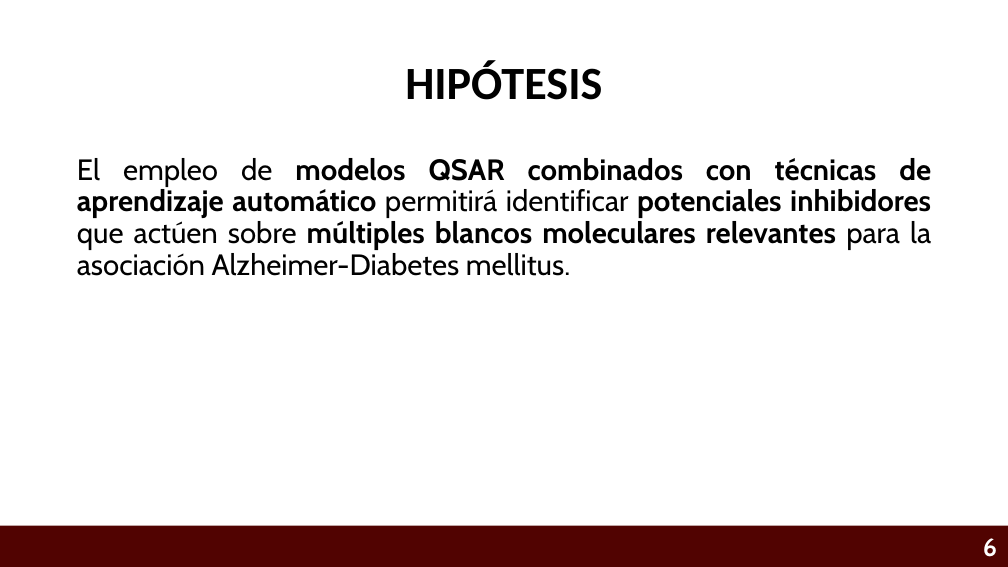
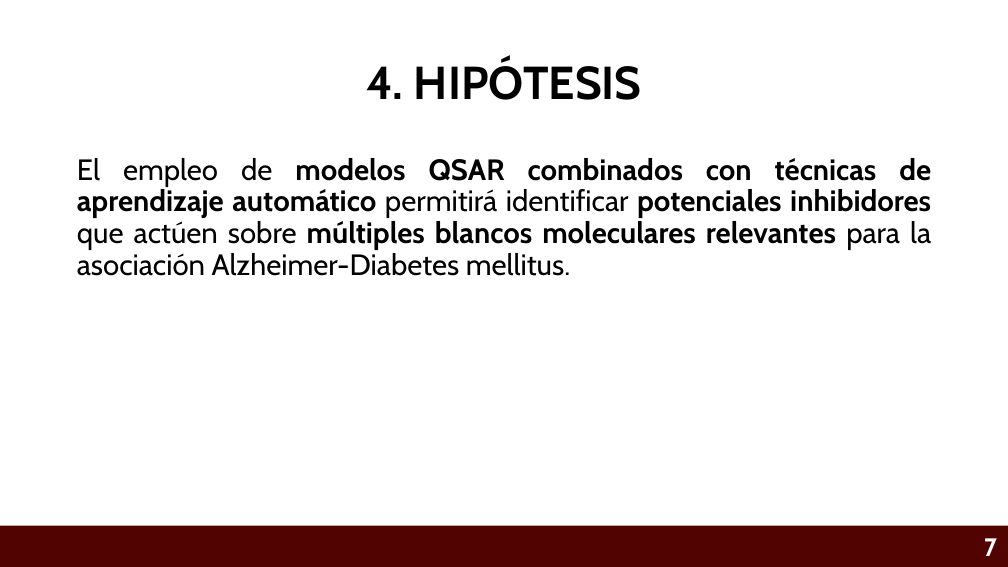
Before and after one commit to Eliud7720/Alzheimer---Anteproyecto, a slide deck: slide 7 of CRIBADO VIRTUAL INTELIGENTE PARA IDENTIFICAR INHIBIDORES MULTI-BLANCO ENFOCADOS AL TRATAMIENTO DE LA .pptx (slide 6 before the commit). Drawn at 1008x567 pixels with LibreOffice and Linux fonts; fonts in the diff are those of the drawing; background and template pictures are left out. Boxes give left, top, right and bottom in pixels: in the first picture for what was removed or moved away, otherwise in the second. Text is boxed around its words. In the diff, an @@ line names an element or a change of style, - is before the commit and + after.

```diff
--- a/CRIBADO VIRTUAL INTELIGENTE PARA IDENTIFICAR INHIBIDORES MULTI-BLANCO ENFOCADOS AL TRATAMIENTO DE LA .pptx
+++ b/CRIBADO VIRTUAL INTELIGENTE PARA IDENTIFICAR INHIBIDORES MULTI-BLANCO ENFOCADOS AL TRATAMIENTO DE LA .pptx
@@ title at box(366, 60, 642, 100): text changed; font Calibri to Cabin @@
-HIPÓTESIS
+4. HIPÓTESIS
@@ page number at box(984, 538, 997, 556): text changed @@
-6
+7
```
Also in this commit, not shown: 12 other slides changed, 8 slides added, 4 slides removed.
